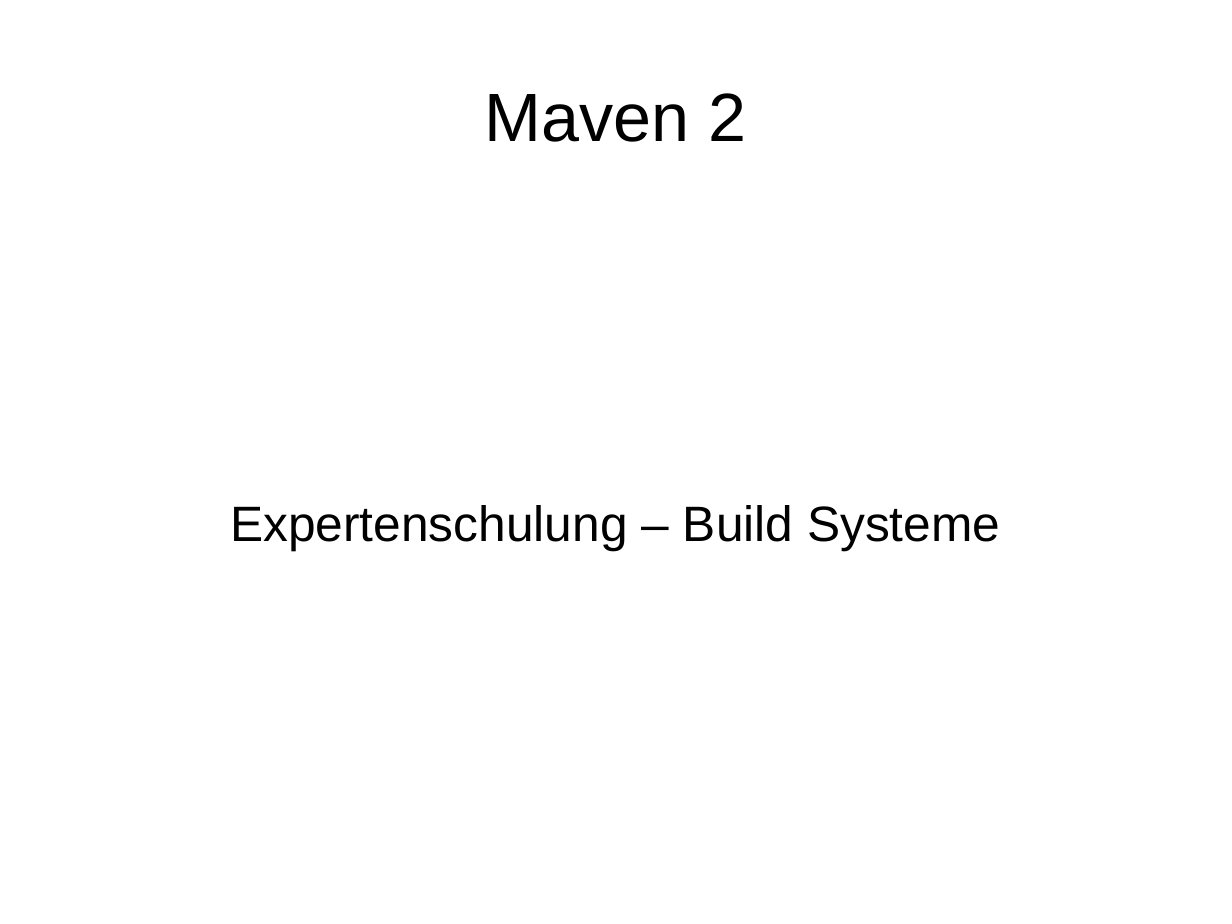
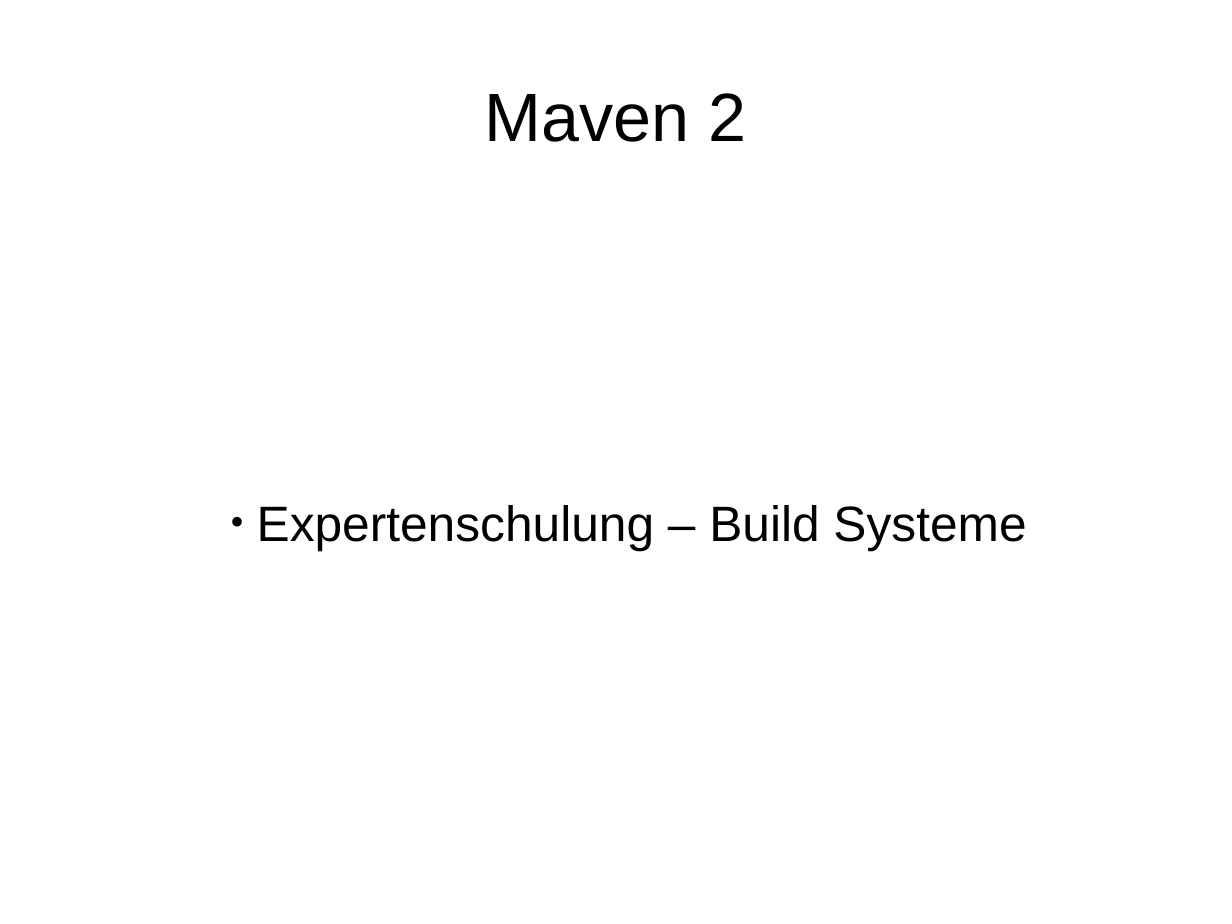
Before and after one commit to herrwieger/experttrainingbuildsystems, a slide deck: slide 1 of praesentationen/maven2.odp. Drawn at 1232x924 pixels with LibreOffice and Linux fonts; fonts in the diff are those of the drawing. Boxes give left, top, right and bottom in pixels: in the first picture for what was removed or moved away, otherwise in the second. Text is boxed around its words. In the diff, an @@ line names an element or a change of style, - is before the commit and + after.

Commit message:
Stand der Diskussion von Dienstag abend.

```diff
--- a/praesentationen/maven2.odp
+++ b/praesentationen/maven2.odp
@@ subtitle "Expertenschulung – Build Systeme" at (257,505,1026,550): bullet none to ●; list level 1 to 2 in "Expertenschulung – Build Systeme" @@
```
